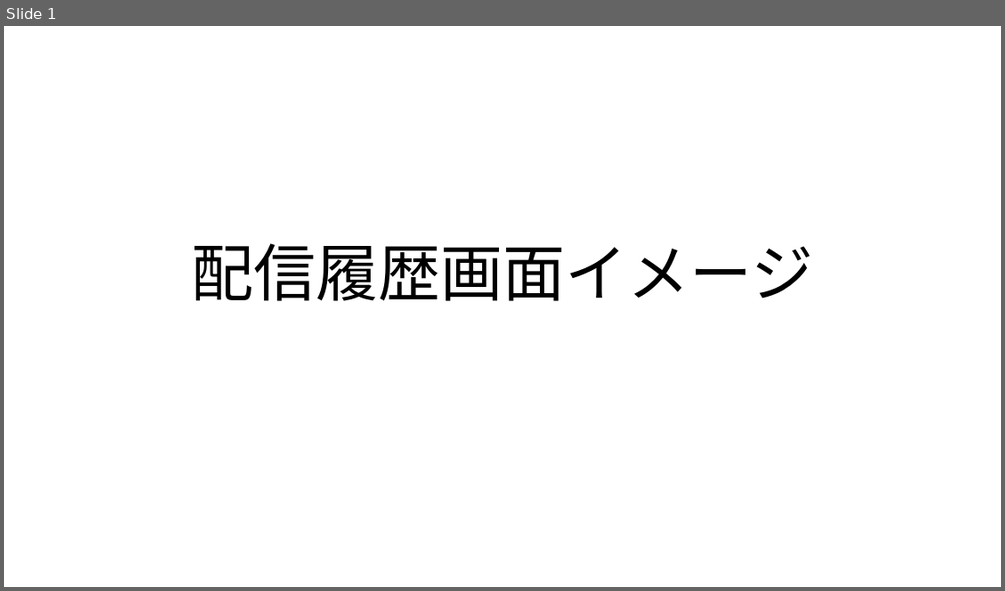
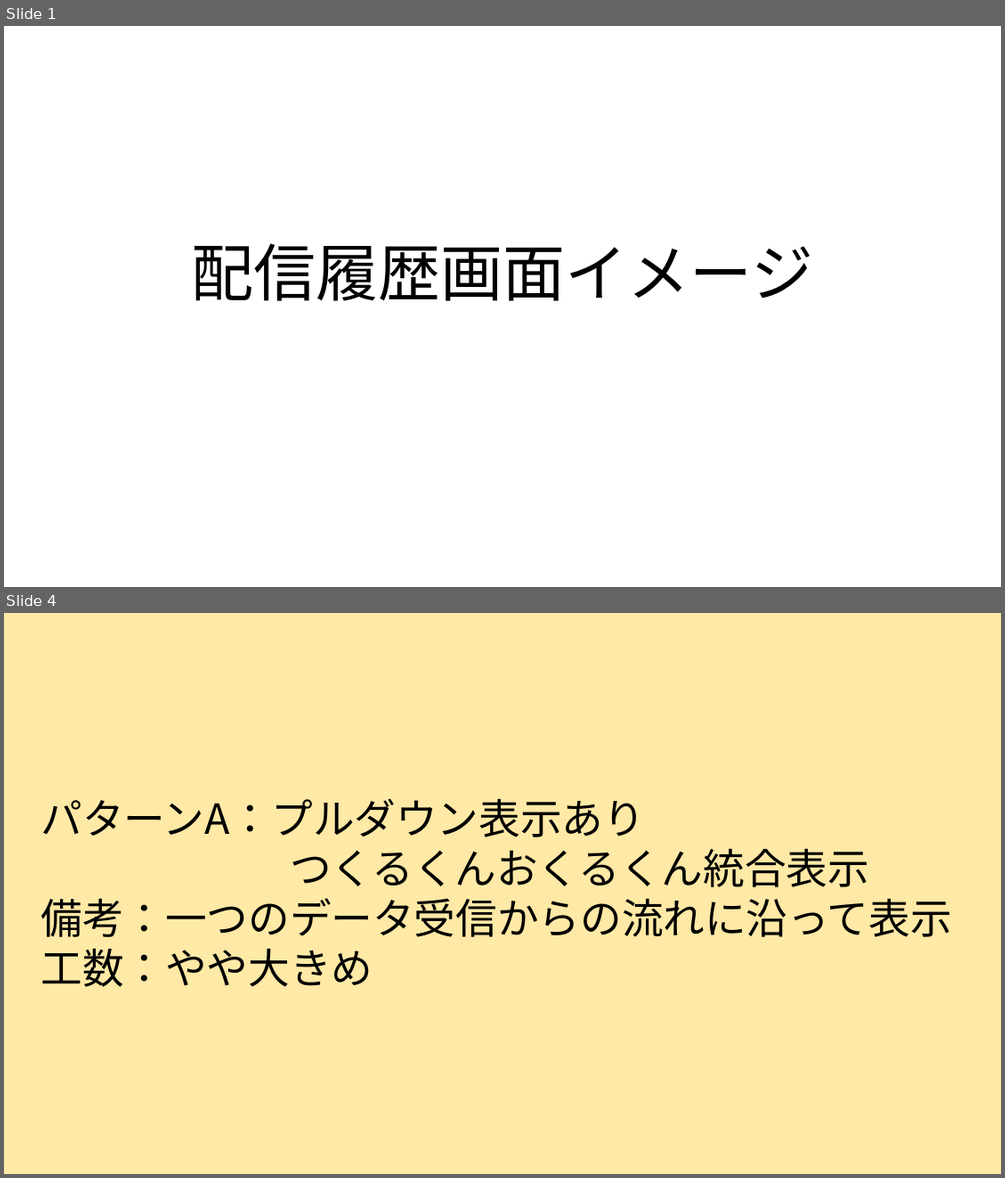
Before and after one commit to TKBTK48/JBSTexrBook, a slide deck: （たたき台）履歴の検討_v2.pptx. Shown one above the other, each under a label of ours: slide 1 before the commit, slides 1 and 4 after it; the slides between them are not shown. The pictures are 1005x591 and 1005x1178 pixels, drawn with LibreOffice and Linux fonts; fonts in the diff are those of the drawing. Boxes give left, top, right and bottom in pixels: in the first picture for what was removed or moved away, otherwise in the second. Text is boxed around its words. In the diff, an @@ line names an element or a change of style, - is before the commit and + after.

```diff
--- a/（たたき台）履歴の検討_v2.pptx
+++ b/（たたき台）履歴の検討_v2.pptx
@@ slide 4 added at box(4, 613, 1001, 1174), background #FFFFFF @@
@@ rectangle added at box(4, 613, 1001, 1174), fill #FFC000 at 35% opacity @@
@@ text added at box(40, 798, 951, 987), 40 pt, text #000000 @@
+パターンA：プルダウン表示あり
+つくるくんおくるくん統合表示
+備考：一つのデータ受信からの流れに沿って表示
+工数：やや大きめ
```
Also in this commit, not shown: 9 slides changed, 20 other slides added, 1 slide removed.
